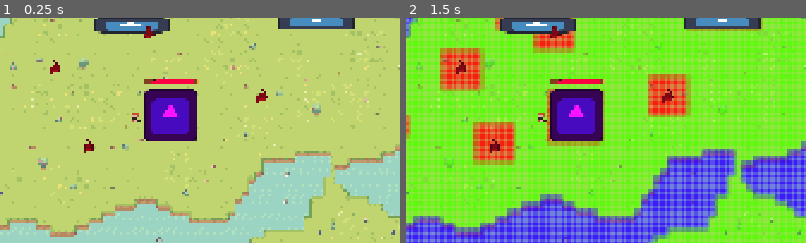
Above: before the commit, frames 1-2 (left to right).
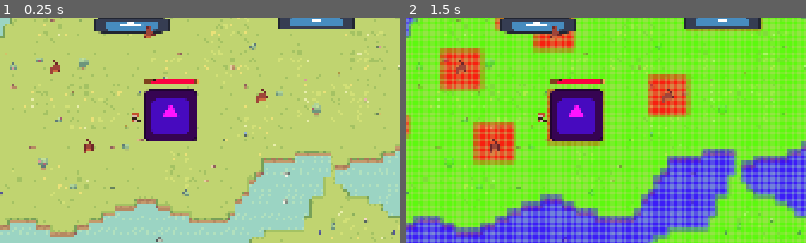
Above: after the commit, the same moments.

Repository: CreaJeu/PirateTowerDefense
Game: Godot game, scene res://scenes/main.tscn
Same seed, same stepped clock (60 frames per second), same inputs: the game is played once before the commit and once after it. This scene is started directly instead of the project's main scene. The engine's default icon, where the game draws it, is replaced by a stand-in: a white triangle on a blue panel in a dark square.
Inputs:
- Up to frame 1 (0.25 s): no input
- Up to frame 2 (1.5 s): click "Singe" at 0.5 s; click "Obstacle" at 1.25 s
The pictures show only the part of the screen within x 30-80%, y 28-78%; the shares and areas given below are measured in that part.

The runs differ from the first frame. In frame 1, 0.4% of the frame differs, in the area x 12-67%, y 3-60%; in frame 2, 0.4%.

Commit message:
Unred the monkey

Diff:
--- a/project.godot
+++ b/project.godot
@@ -11,7 +11,7 @@
 [application]
 
 config/name="TowerDefenseCreajeu"
-run/main_scene="uid://b61n3ww8i176b"
+run/main_scene="uid://cik8hijr55rcl"
 config/features=PackedStringArray("4.5", "GL Compatibility")
 config/icon="res://icon.svg"
 
--- a/scenes/main.tscn
+++ b/scenes/main.tscn
@@ -1,16 +1,14 @@
-[gd_scene load_steps=21 format=4 uid="uid://cik8hijr55rcl"]
+[gd_scene load_steps=20 format=4 uid="uid://cik8hijr55rcl"]
 
 [ext_resource type="PackedScene" path="res://scenes/water.tscn" id="1_85g3d"]
 [ext_resource type="Texture2D" uid="uid://dpfqlomfq3bxi" path="res://assets/UI/texture_atlas.png" id="1_eb6dy"]
 [ext_resource type="PackedScene" uid="uid://d1dbwwgbehimg" path="res://scenes/ground.tscn" id="2_choun"]
-[ext_resource type="Texture2D" uid="uid://cn3wnfphg1psv" path="res://icon.svg" id="1_0xm2m"]
-[ext_resource type="PackedScene" uid="uid://b8uv0kco1qmfv" path="res://scenes/water.tscn" id="1_85g3d"]
 [ext_resource type="Script" uid="uid://diwdj5ea861ug" path="res://scripts/enemy_spawner.gd" id="2_h2yge"]
 [ext_resource type="PackedScene" uid="uid://dpxm4hhhbj3ab" path="res://scenes/enemy.tscn" id="3_1bvp3"]
 [ext_resource type="PackedScene" uid="uid://cuy0rosgbajo6" path="res://scenes/base.tscn" id="4_a8y0u"]
 [ext_resource type="PackedScene" uid="uid://bl5du0khkvx0c" path="res://scenes/obstacle.tscn" id="4_lquwl"]
 [ext_resource type="PackedScene" uid="uid://c0kwqqja08e8o" path="res://scenes/turret.tscn" id="8_tipki"]
-[ext_resource type="Script" path="res://scripts/game_over_menu.gd" id="9_85g3d"]
+[ext_resource type="Script" uid="uid://duasns07cbm8j" path="res://scripts/game_over_menu.gd" id="9_85g3d"]
 [ext_resource type="Script" uid="uid://bn3o1re510mwy" path="res://scripts/build_manager.gd" id="9_ya4ey"]
 [ext_resource type="PackedScene" uid="uid://cw1waua8p1rsh" path="res://scenes/topbar.tscn" id="10_ya4ey"]
 [ext_resource type="Script" uid="uid://7w84b3nw7nnc" path="res://scripts/pumpkin.gd" id="12_a8y0u"]
--- a/scenes/turret.tscn
+++ b/scenes/turret.tscn
@@ -15,7 +15,6 @@
 projectile_scene = ExtResource("2_485p4")
 
 [node name="Sprite2D" type="Sprite2D" parent="."]
-modulate = Color(0.785896, 0.117776, 0.364945, 1)
 texture_filter = 1
 texture = ExtResource("3_485p4")
 
